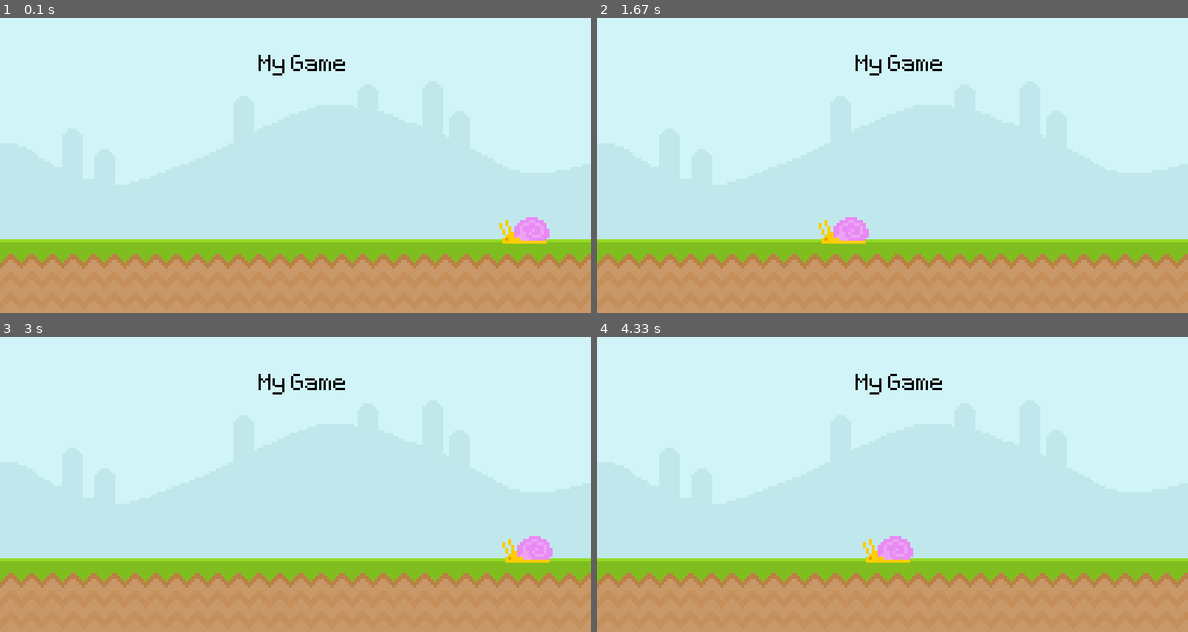
Above: before the commit, frames 1-4 (two rows, left to right).
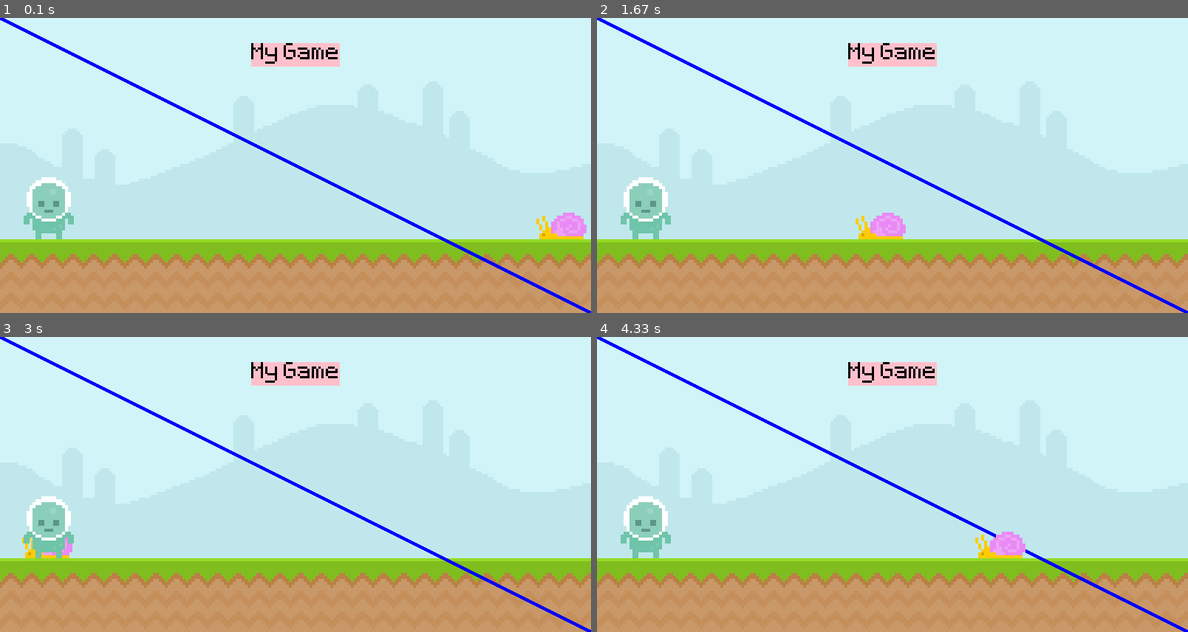
Above: after the commit, the same moments.

Repository: sathya-kavuturu/my-first-pygame
Game: pygame game, started from main.py
Two runs of this game, one before a commit and one after it. Both use one fixed random seed, a clock stepped at 60 frames per second and the inputs below.
Inputs:
- Up to frame 1 (0.1 s): no input
- Up to frame 2 (1.67 s): no input
- Up to frame 3 (3 s): no input
- Up to frame 4 (4.33 s): no input

The runs differ from the first frame. In frame 1, 4.9% of the frame differs, in the area x 0-100%, y 0-100%; in frame 2, 4.9%; in frame 3, 4.6%; in frame 4, 4.9%.

Commit message:
Updated main.py file

Diff:
--- a/main.py
+++ b/main.py
@@ -7,11 +7,17 @@
 clock = pg.time.Clock()
 test_font = pg.font.Font("font/Pixeltype.ttf", 50)
 
-sky_surface = pg.image.load("graphics/sky.png").convert()
-ground_surface = pg.image.load("graphics/ground.png").convert()
-text_surface = test_font.render("My Game",False, "Black")
+sky_surf = pg.image.load("graphics/sky.png").convert()
+ground_surf = pg.image.load("graphics/ground.png").convert()
+
+score_surf = test_font.render("My Game",False, "Black")
+score_rect = score_surf.get_rect(center = (400,50))
+
 snail_surface = pg.image.load("graphics/snail/snail1.png").convert_alpha()
-snail_x_pos = 700
+snail_rect = snail_surface.get_rect(bottomleft = (750,300))
+
+player_surf = pg.image.load("graphics/Player/player_stand.png").convert_alpha()
+player_rect = player_surf.get_rect(bottomright = (100,300))
 
 while True:
     for event in pg.event.get():
@@ -19,13 +25,28 @@
             pg.quit()
             exit()
 
-    screen.blit(sky_surface,(0,0))
-    screen.blit(ground_surface,(0,300))
-    screen.blit(text_surface,(350,50))
-    if snail_x_pos == 0:
-        snail_x_pos = 700
-    snail_x_pos -= 4
-    screen.blit(snail_surface, (snail_x_pos,270))
+        # if event.type == pg.MOUSEMOTION:
+        #     if player_rect.collidepoint(event.pos): print("collide")
+
+    screen.blit(sky_surf,(0,0))
+    screen.blit(ground_surf, (0,300))
+    pg.draw.rect(screen,"Pink", score_rect)
+    pg.draw.rect(screen,"Pink", score_rect,10)
+    pg.draw.line(screen,"Blue",(0,0),(800,400),5)
+    screen.blit(score_surf,score_rect)
+
+    snail_rect.x -= 4
+    if snail_rect.right <= 0: snail_rect.right = 800
+    screen.blit(snail_surface, snail_rect)
+    screen.blit(player_surf, player_rect)
+
+
+    # if player_rect.colliderect(snail_rect):
+    #     print("collision")
+
+    # mouse_pos = pg.mouse.get_pos()
+    # if player_rect.collidepoint(mouse_pos):
+    #     print("collide")
 
     pg.display.update()
     clock.tick(60)
